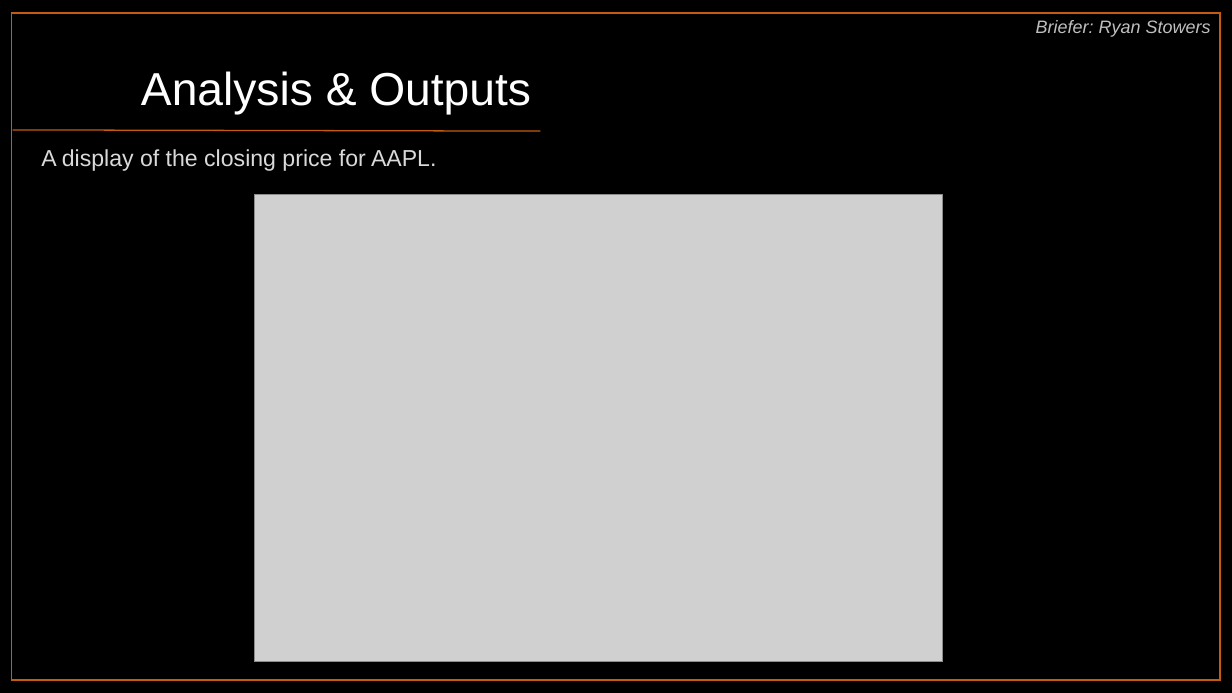
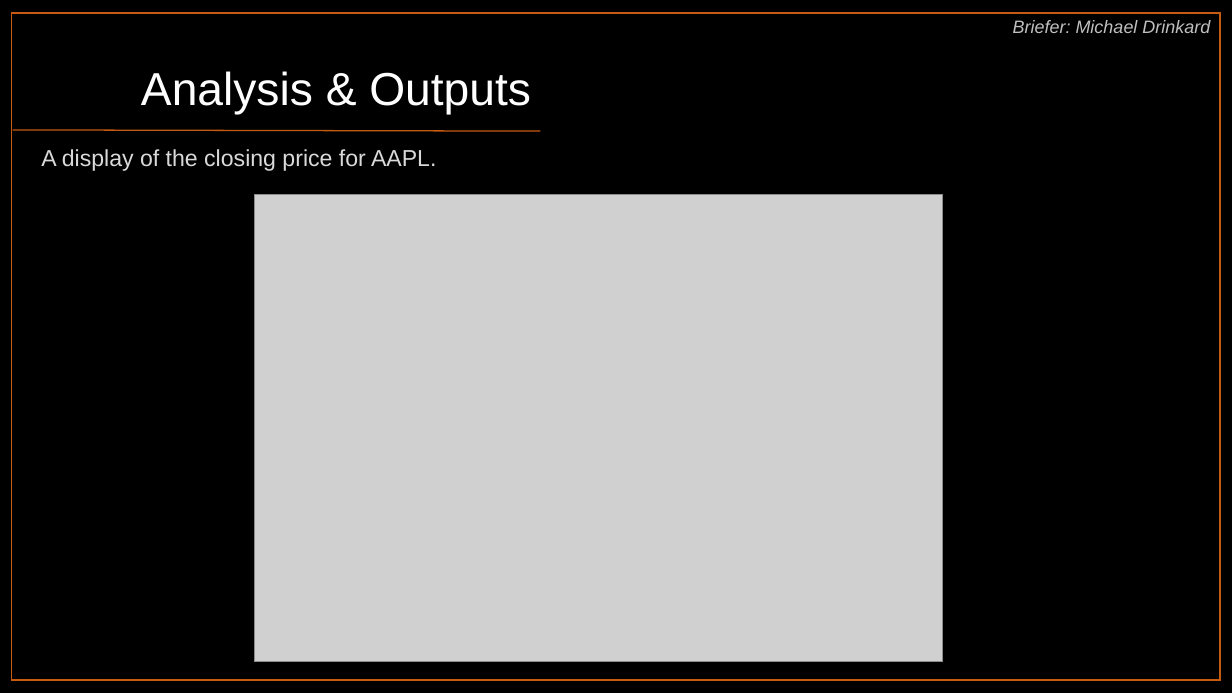
Before and after one commit to harithmd1/project1_group2, a slide deck: slide 15 of MACD_Indicators_Group_2.pptx. Drawn at 1232x693 pixels with LibreOffice and Linux fonts; fonts in the diff are those of the drawing; grey boxes stand for pictures. Boxes give left, top, right and bottom in pixels: in the first picture for what was removed or moved away, otherwise in the second. Text is boxed around its words. In the diff, an @@ line names an element or a change of style, - is before the commit and + after.

Commit message:
Incorporating Michael's edits

```diff
--- a/MACD_Indicators_Group_2.pptx
+++ b/MACD_Indicators_Group_2.pptx
@@ text at (1013, 20, 1210, 33): text changed @@
-Briefer: Ryan Stowers
+Briefer: Michael Drinkard
```
Also in this commit, not shown: 2 other slides changed.
